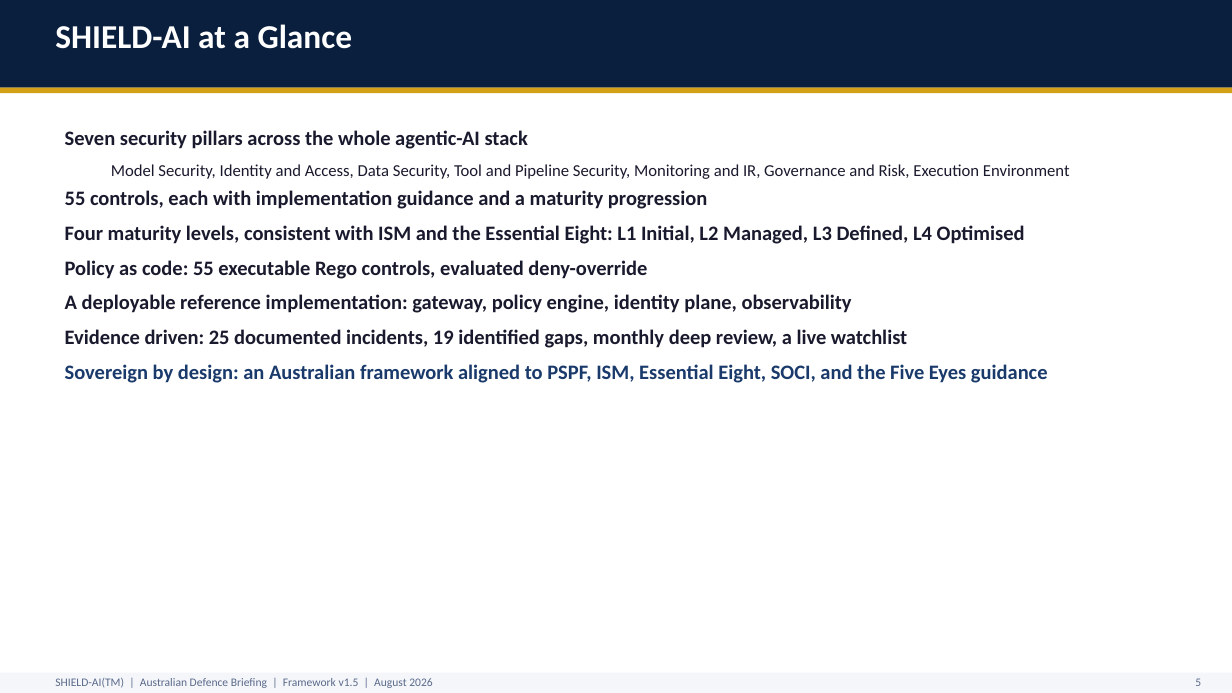
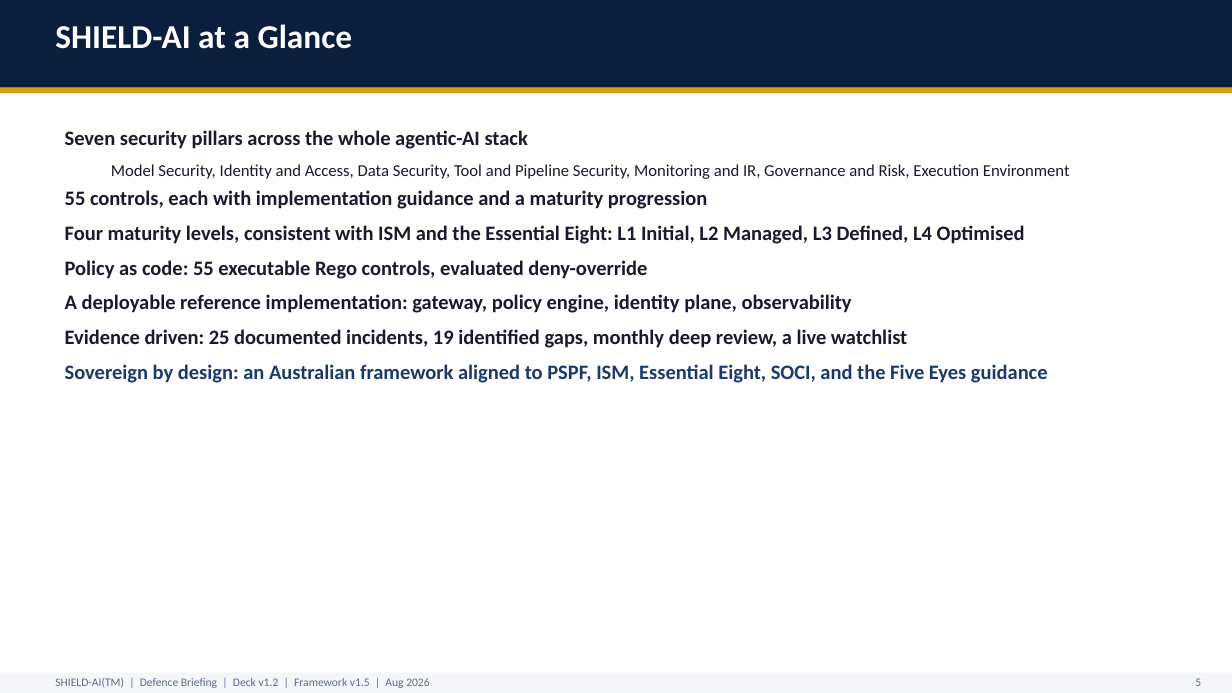
Before and after one commit to monch1962/shield-ai, a slide deck: slide 6 of presentations/shield-ai-deck-defence/shield-ai-deck-defence.pptx. Drawn at 1232x693 pixels with LibreOffice and Linux fonts; fonts in the diff are those of the drawing. Boxes give left, top, right and bottom in pixels: in the first picture for what was removed or moved away, otherwise in the second. Text is boxed around its words. In the diff, an @@ line names an element or a change of style, - is before the commit and + after.

Commit message:
Track presentation deck versions alongside other SHIELD-AI assets
- tools/build_defence_deck.py + tools/build_super_deck.py: deck builders
  moved into the repo (were /tmp-only) so both decks are reproducible;
  they render SVG diagrams from assets/diagrams, stamp the deck version
  into every slide footer, and write deck-manifest.json
- presentations/<deck>/deck-manifest.json: machine-readable version record
  (version, date, slides, diagrams, builder, framework version, git commit)
- presentations/VERSIONS.md: deck changelog (Defence v1.0 -> v1.1 humanised
  -> v1.2 watchlist slide; Aware Super v1.0)
- README: deck versioning documented; ROADMAP: deck rows [OK] Versioned

```diff
--- a/presentations/shield-ai-deck-defence/shield-ai-deck-defence.pptx
+++ b/presentations/shield-ai-deck-defence/shield-ai-deck-defence.pptx
@@ text at (55, 678, 429, 688): text changed @@
-SHIELD-AI(TM) | Australian Defence Briefing | Framework v1.5 | August 2026
+SHIELD-AI(TM) | Defence Briefing | Deck v1.2 | Framework v1.5 | Aug 2026
```
Also in this commit, not shown: 21 other slides changed, 8 other files.
